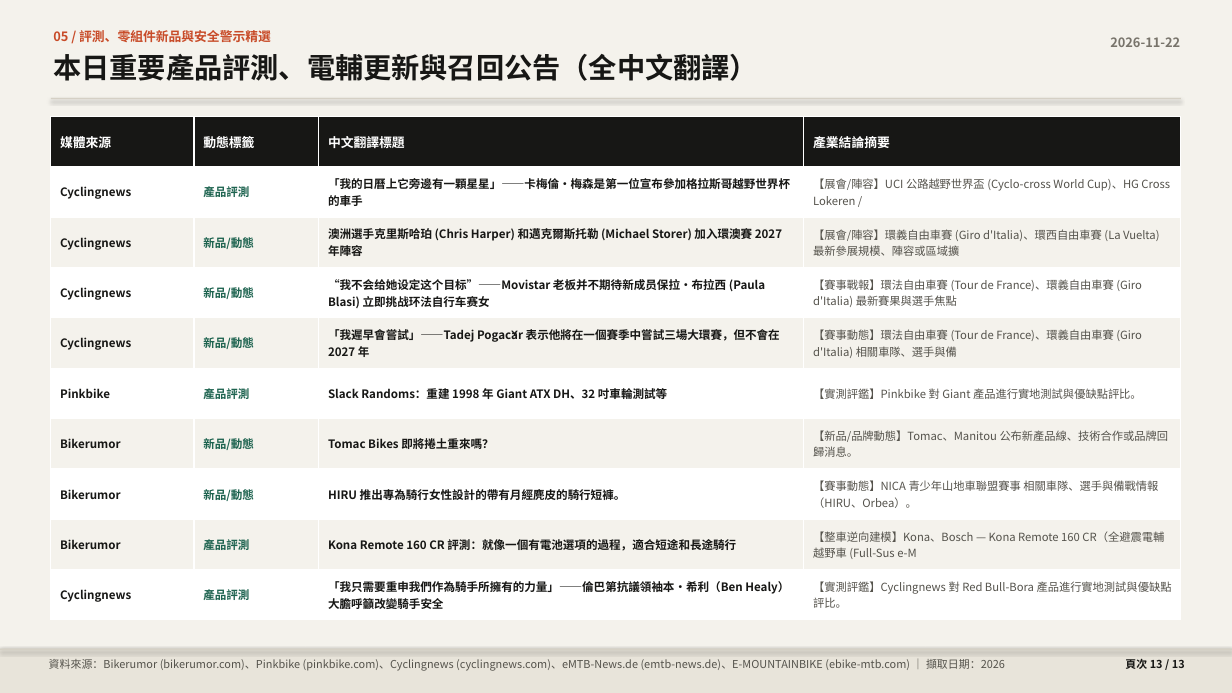
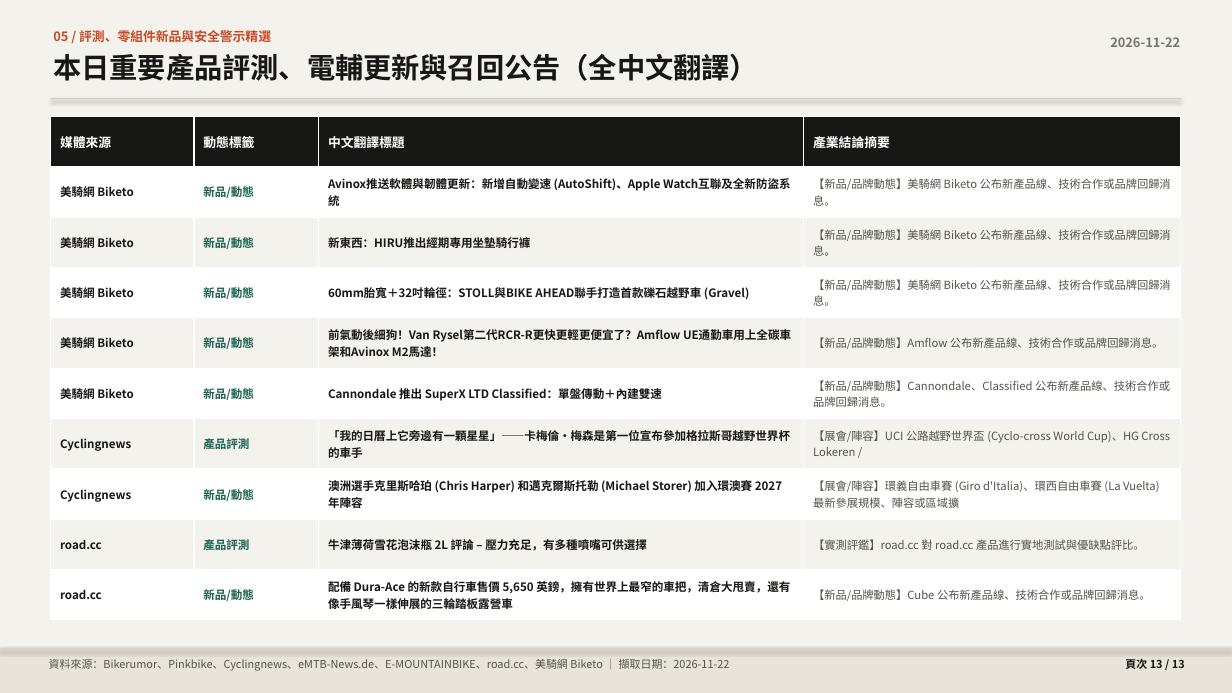
Before and after one commit to pc007ya/BikeResearch-Daily, a slide deck: slide 13 of docs/data/archive/2026-11-22_briefing.pptx. Drawn at 1232x693 pixels with LibreOffice and Linux fonts; fonts in the diff are those of the drawing. Boxes give left, top, right and bottom in pixels: in the first picture for what was removed or moved away, otherwise in the second. Text is boxed around its words. In the diff, an @@ line names an element or a change of style, - is before the commit and + after.

Commit message:
feat: rename to 全球自行車每日中文情報站, simplify subtitle, add road.cc & biketo.com (7 sources unified zh-TW)

```diff
--- a/docs/data/archive/2026-11-22_briefing.pptx
+++ b/docs/data/archive/2026-11-22_briefing.pptx
@@ table at [51,116,1181,620] @@
+row 2: 美騎網 Biketo | 新品/動態 | Avinox推送軟體與韌體更新：新增自動變速 (AutoShift)、Apple Watch互聯及全新防盜系統 | 【新品/品牌動態】美騎網 Biketo 公布新產品線、技術合作或品牌回歸消息。
+row 3: 美騎網 Biketo | 新品/動態 | 新東西：HIRU推出經期專用坐墊騎行褲 | 【新品/品牌動態】美騎網 Biketo 公布新產品線、技術合作或品牌回歸消息。
+row 4: 美騎網 Biketo | 新品/動態 | 60mm胎寬＋32吋輪徑：STOLL與BIKE AHEAD聯手打造首款礫石越野車 (Gravel) | 【新品/品牌動態】美騎網 Biketo 公布新產品線、技術合作或品牌回歸消息。
+row 5: 美騎網 Biketo | 新品/動態 | 前氣動後細狗！Van Rysel第二代RCR-R更快更輕更便宜了？Amflow UE通勤車用上全碳車架和Avinox M2馬達！ | 【新品/品牌動態】Amflow 公布新產品線、技術合作或品牌回歸消息。
+row 6: 美騎網 Biketo | 新品/動態 | Cannondale 推出 SuperX LTD Classified：單盤傳動＋內建雙速 | 【新品/品牌動態】Cannondale、Classified 公布新產品線、技術合作或品牌回歸消息。
-row 4: Cyclingnews | 新品/動態 | “我不会给她设定这个目标”——Movistar 老板并不期待新成员保拉·布拉西 (Paula Blasi) 立即挑战环法自行车赛女 | 【賽事戰報】環法自由車賽 (Tour de France)、環義自由車賽 (Giro d'Italia) 最新賽果與選手焦點
-row 5: Cyclingnews | 新品/動態 | 「我遲早會嘗試」——Tadej Pogačar 表示他將在一個賽季中嘗試三場大環賽，但不會在 2027 年 | 【賽事動態】環法自由車賽 (Tour de France)、環義自由車賽 (Giro d'Italia) 相關車隊、選手與備
-row 6: Pinkbike | 產品評測 | Slack Randoms：重建 1998 年 Giant ATX DH、32 吋車輪測試等 | 【實測評鑑】Pinkbike 對 Giant 產品進行實地測試與優缺點評比。
-row 7: Bikerumor | 新品/動態 | Tomac Bikes 即將捲土重來嗎？ | 【新品/品牌動態】Tomac、Manitou 公布新產品線、技術合作或品牌回歸消息。
-row 8: Bikerumor | 新品/動態 | HIRU 推出專為騎行女性設計的帶有月經麂皮的騎行短褲。 | 【賽事動態】NICA 青少年山地車聯盟賽事 相關車隊、選手與備戰情報（HIRU、Orbea）。
-row 9: Bikerumor | 產品評測 | Kona Remote 160 CR 評測：就像一個有電池選項的過程，適合短途和長途騎行 | 【整車逆向建模】Kona、Bosch — Kona Remote 160 CR（全避震電輔越野車 (Full-Sus e-M
-row 10: Cyclingnews | 產品評測 | 「我只需要重申我們作為騎手所擁有的力量」——倫巴第抗議領袖本·希利（Ben Healy）大膽呼籲改變騎手安全 | 【實測評鑑】Cyclingnews 對 Red Bull-Bora 產品進行實地測試與優缺點評比。
+row 9: road.cc | 產品評測 | 牛津薄荷雪花泡沫瓶 2L 評論 – 壓力充足，有多種噴嘴可供選擇 | 【實測評鑑】road.cc 對 road.cc 產品進行實地測試與優缺點評比。
+row 10: road.cc | 新品/動態 | 配備 Dura-Ace 的新款自行車售價 5,650 英鎊，擁有世界上最窄的車把，清倉大甩賣，還有像手風琴一樣伸展的三輪踏板露營車 | 【新品/品牌動態】Cube 公布新產品線、技術合作或品牌回歸消息。
@@ text at [49,659,730,671]: text changed @@
-資料來源：Bikerumor (bikerumor.com)、Pinkbike (pinkbike.com)、Cyclingnews (cyclingnews.com)、eMTB-News.de (emtb-news.de)、E-MOUNTAINBIKE (ebike-mtb.com) ｜ 擷取日期：2026
+資料來源：Bikerumor、Pinkbike、Cyclingnews、eMTB-News.de、E-MOUNTAINBIKE、road.cc、美騎網 Biketo ｜ 擷取日期：2026-11-22
```
Also in this commit, not shown: 4 other slides changed, 31 other files.
